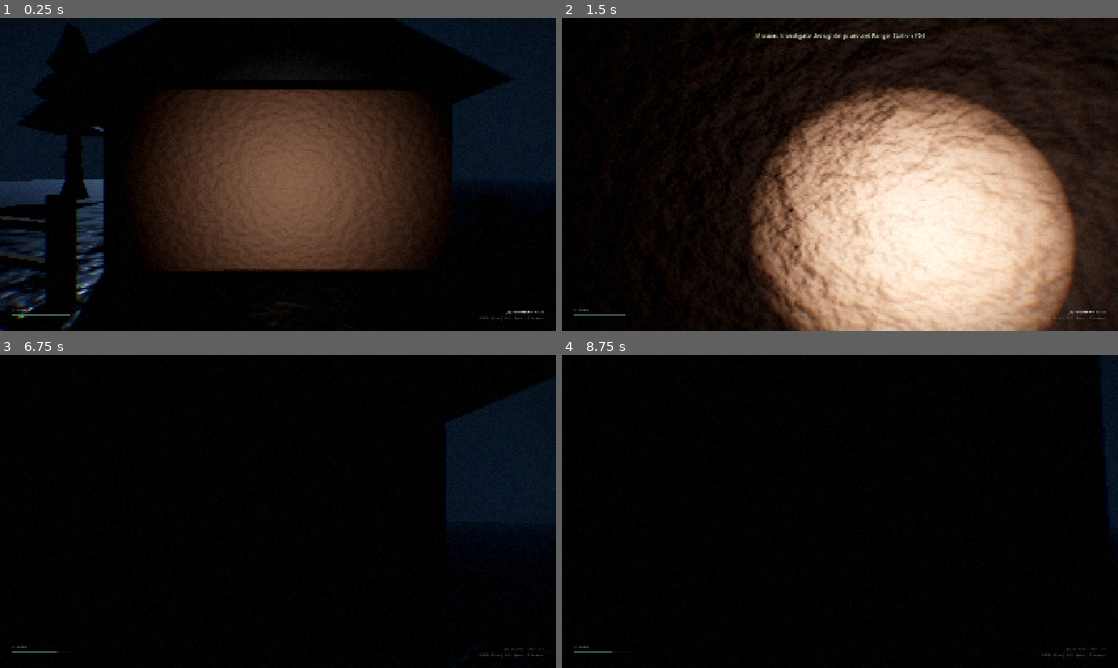
Above: before the commit, frames 1-4 (two rows, left to right).
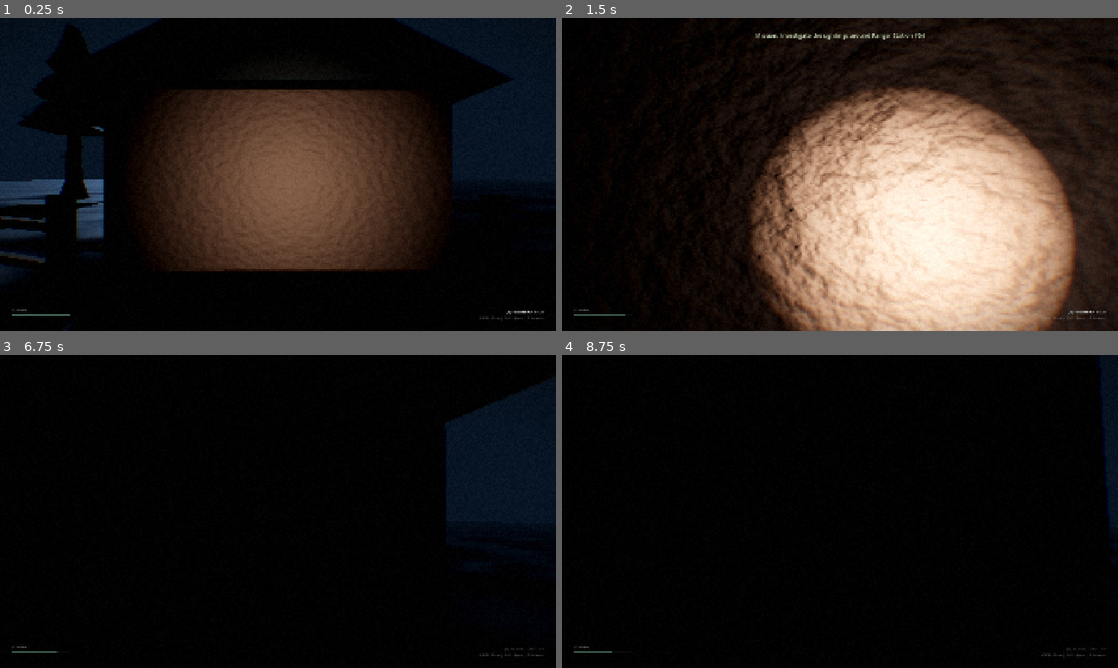
Above: after the commit, the same moments.

Repository: jakej985-rgb/the-black-pines
Game: Godot game, scene res://scenes/main/main.tscn
Same seed, same stepped clock (60 frames per second), same inputs: the game is played once before the commit and once after it.
Inputs (mouse positions are in pixels of both pictures, inside the frame that each line leads up to):
- Up to frame 1 (0.25 s): no input
- Up to frame 2 (1.5 s): tap Enter at 0.5 s; move the mouse to (867, 174) at 0.52 s; hold E (interact) 0.53-1.28 s; hold W (move_forward) from 0.53 s (still down); tap Space (jump) at 0.77 s; move the mouse to (812, 174) at 1.27 s; tap Shift (sprint) at 1.35 s
- Up to frame 3 (6.75 s): tap Space (jump) at 1.52, 2.75, 3.02, 3.77, 4.52, 6.02 s; move the mouse to (289, 505) at 2.02 s; hold F (toggle_flashlight) 2.03-2.78 s; move the mouse to (272, 517) at 2.77 s; tap E (interact) at 2.85 s; tap Enter at 3.5 s; move the mouse to (316, 514) at 3.52 s; hold Shift (sprint) 3.53-4.28 s; move the mouse to (233, 508) at 4.27 s; tap F (toggle_flashlight) at 4.35 s; move the mouse to (283, 511) at 5.02 s; hold E (interact) 5.03-5.78 s; move the mouse to (255, 505) at 5.77 s; release W (move_forward) at 5.78 s; hold D (move_right) 5.78-6.53 s; tap Shift (sprint) at 5.85 s; move the mouse to (305, 511) at 6.52 s; hold W (move_forward) from 6.53 s (still down); hold F (toggle_flashlight) from 6.53 s (still down)
- Up to frame 4 (8.75 s): keep holding W (move_forward); tap Space (jump) at 6.77, 7.52, 8 s; move the mouse to (812, 511) at 7.27 s; release F (toggle_flashlight) at 7.28 s; tap E (interact) at 7.35 s; move the mouse to (851, 505) at 8.02 s; hold Shift (sprint) from 8.03 s (still down)

The runs differ from the first frame. In frame 1, 2.1% of the frame differs, in the area x 0-50%, y 55-100%; in frame 2, nothing differs; in frame 3, less than 0.1%; in frame 4, less than 0.1%.

Commit message:
fix: Rebuild carcass, hunter tent, rock boulders, and soften ground specular glitter

Diff:
--- a/assets/materials/mat_beast_fur.tres
+++ b/assets/materials/mat_beast_fur.tres
@@ -6,11 +6,9 @@
 fractal_octaves = 4
 
 [sub_resource type="NoiseTexture2D" id="NoiseTexture2D_fur_norm"]
-width = 512
-height = 512
+noise = SubResource("FastNoiseLite_fur")
 as_normal_map = true
 bump_strength = 3.6
-noise = SubResource("FastNoiseLite_fur")
 
 [resource]
 albedo_color = Color(0.09, 0.07, 0.06, 1)
--- a/assets/materials/mat_cabin_wood.tres
+++ b/assets/materials/mat_cabin_wood.tres
@@ -7,11 +7,9 @@
 fractal_lacunarity = 2.5
 
 [sub_resource type="NoiseTexture2D" id="NoiseTexture2D_wood_norm"]
-width = 512
-height = 512
+noise = SubResource("FastNoiseLite_wood")
 as_normal_map = true
 bump_strength = 2.6
-noise = SubResource("FastNoiseLite_wood")
 
 [resource]
 albedo_color = Color(0.25, 0.17, 0.12, 1)
--- a/assets/materials/mat_craggy_rock.tres
+++ b/assets/materials/mat_craggy_rock.tres
@@ -1,23 +1,21 @@
-[gd_resource type="StandardMaterial3D" load_steps=3 format=3 uid="uid://mat_craggy_rock_01"]
+[gd_resource type="StandardMaterial3D" format=3 uid="uid://cb6kvxyejkn2d"]
 
 [sub_resource type="FastNoiseLite" id="FastNoiseLite_rock"]
 noise_type = 2
 frequency = 0.05
+fractal_octaves = 3
 cellular_distance_function = 1
 cellular_return_type = 2
-fractal_octaves = 3
 
 [sub_resource type="NoiseTexture2D" id="NoiseTexture2D_rock_norm"]
-width = 512
-height = 512
+noise = SubResource("FastNoiseLite_rock")
 as_normal_map = true
 bump_strength = 3.8
-noise = SubResource("FastNoiseLite_rock")
 
 [resource]
-albedo_color = Color(0.24, 0.26, 0.24, 1)
-roughness = 0.88
+albedo_color = Color(0.16, 0.18, 0.17, 1)
+roughness = 0.85
 normal_enabled = true
-normal_scale = 2.8
+normal_scale = 1.9
 normal_texture = SubResource("NoiseTexture2D_rock_norm")
-uv1_scale = Vector3(2, 2, 2)
+uv1_scale = Vector3(1.5, 1.5, 1.5)
--- a/assets/materials/mat_forest_ground.tres
+++ b/assets/materials/mat_forest_ground.tres
@@ -2,31 +2,31 @@
 
 [sub_resource type="FastNoiseLite" id="FastNoiseLite_soil"]
 noise_type = 0
-frequency = 0.05
-fractal_octaves = 4
+frequency = 0.025
+fractal_octaves = 3
 
 [sub_resource type="NoiseTexture2D" id="NoiseTexture2D_soil_norm"]
-width = 1024
-height = 1024
+width = 512
+height = 512
 as_normal_map = true
-bump_strength = 2.8
+bump_strength = 0.85
 noise = SubResource("FastNoiseLite_soil")
 
 [sub_resource type="FastNoiseLite" id="FastNoiseLite_puddles"]
 noise_type = 1
-frequency = 0.02
+frequency = 0.015
 fractal_octaves = 2
 
 [sub_resource type="NoiseTexture2D" id="NoiseTexture2D_puddle_rough"]
-width = 1024
-height = 1024
+width = 512
+height = 512
 noise = SubResource("FastNoiseLite_puddles")
 
 [resource]
-albedo_color = Color(0.14, 0.12, 0.1, 1)
-roughness = 0.75
+albedo_color = Color(0.12, 0.1, 0.08, 1)
+roughness = 0.88
 roughness_texture = SubResource("NoiseTexture2D_puddle_rough")
 normal_enabled = true
-normal_scale = 1.8
+normal_scale = 0.9
 normal_texture = SubResource("NoiseTexture2D_soil_norm")
-uv1_scale = Vector3(25, 25, 25)
+uv1_scale = Vector3(10, 10, 10)
--- a/assets/materials/mat_pine_bark.tres
+++ b/assets/materials/mat_pine_bark.tres
@@ -8,11 +8,9 @@
 fractal_gain = 0.6
 
 [sub_resource type="NoiseTexture2D" id="NoiseTexture2D_bark_norm"]
-width = 512
-height = 512
+noise = SubResource("FastNoiseLite_bark")
 as_normal_map = true
 bump_strength = 3.5
-noise = SubResource("FastNoiseLite_bark")
 
 [resource]
 albedo_color = Color(0.18, 0.12, 0.08, 1)
--- a/assets/materials/mat_pine_needles.tres
+++ b/assets/materials/mat_pine_needles.tres
@@ -6,11 +6,9 @@
 fractal_octaves = 3
 
 [sub_resource type="NoiseTexture2D" id="NoiseTexture2D_needles_norm"]
-width = 512
-height = 512
+noise = SubResource("FastNoiseLite_needles")
 as_normal_map = true
 bump_strength = 2.5
-noise = SubResource("FastNoiseLite_needles")
 
 [resource]
 albedo_color = Color(0.06, 0.14, 0.08, 1)
--- a/scenes/interactables/abandoned_camp.tscn
+++ b/scenes/interactables/abandoned_camp.tscn
@@ -1,53 +1,144 @@
-[gd_scene load_steps=10 format=3 uid="uid://abandoned_camp_01"]
+[gd_scene load_steps=12 format=3 uid="uid://abandoned_camp_01"]
 
 [ext_resource type="Script" path="res://scripts/interaction/inspectable_clue.gd" id="1_clue"]
 [ext_resource type="PackedScene" path="res://scenes/interactables/flare.tscn" id="2_flare"]
+[ext_resource type="Material" path="res://assets/materials/mat_craggy_rock.tres" id="3_rock_mat"]
+[ext_resource type="Material" path="res://assets/materials/mat_pine_bark.tres" id="4_wood_mat"]
 
-[sub_resource type="BoxShape3D" id="BoxShape3D_tent_col"]
-size = Vector3(3.2, 1.8, 3.2)
+[sub_resource type="BoxShape3D" id="BoxShape3D_camp_col"]
+size = Vector3(4.5, 2.2, 4.5)
 
-[sub_resource type="StandardMaterial3D" id="StandardMaterial3D_canvas"]
-albedo_color = Color(0.25, 0.35, 0.28, 1)
-roughness = 0.9
+[sub_resource type="StandardMaterial3D" id="StandardMaterial3D_tent_canvas"]
+albedo_color = Color(0.18, 0.22, 0.16, 1)
+roughness = 0.88
 
-[sub_resource type="PrismMesh" id="PrismMesh_tent"]
-material = SubResource("StandardMaterial3D_canvas")
-left_to_right = 0.4
-size = Vector3(2.8, 1.6, 2.6)
+[sub_resource type="PrismMesh" id="PrismMesh_roof_sag"]
+material = SubResource("StandardMaterial3D_tent_canvas")
+left_to_right = 0.35
+size = Vector3(2.6, 1.3, 2.8)
 
-[sub_resource type="StandardMaterial3D" id="StandardMaterial3D_ash"]
-albedo_color = Color(0.08, 0.08, 0.08, 1)
+[sub_resource type="BoxMesh" id="BoxMesh_tent_base"]
+material = SubResource("StandardMaterial3D_tent_canvas")
+size = Vector3(2.6, 0.4, 2.8)
 
-[sub_resource type="CylinderMesh" id="CylinderMesh_pit"]
-material = SubResource("StandardMaterial3D_ash")
-top_radius = 0.65
-bottom_radius = 0.7
-height = 0.1
+[sub_resource type="StandardMaterial3D" id="StandardMaterial3D_tent_pole"]
+albedo_color = Color(0.3, 0.32, 0.35, 1)
+metallic = 0.85
+roughness = 0.4
+
+[sub_resource type="CylinderMesh" id="CylinderMesh_pole"]
+material = SubResource("StandardMaterial3D_tent_pole")
+top_radius = 0.02
+bottom_radius = 0.02
+height = 2.9
+
+[sub_resource type="StandardMaterial3D" id="StandardMaterial3D_charcoal"]
+albedo_color = Color(0.06, 0.06, 0.06, 1)
+roughness = 0.95
+
+[sub_resource type="CylinderMesh" id="CylinderMesh_fire_log"]
+material = SubResource("StandardMaterial3D_charcoal")
+top_radius = 0.06
+bottom_radius = 0.08
+height = 0.7
+
+[sub_resource type="BoxMesh" id="BoxMesh_stone_ring"]
+material = ExtResource("3_rock_mat")
+size = Vector3(0.25, 0.18, 0.22)
+
+[sub_resource type="StandardMaterial3D" id="StandardMaterial3D_sleeping_bag"]
+albedo_color = Color(0.12, 0.14, 0.18, 1)
+roughness = 0.8
+
+[sub_resource type="CapsuleMesh" id="CapsuleMesh_bag"]
+material = SubResource("StandardMaterial3D_sleeping_bag")
+radius = 0.22
+height = 1.3
 
 [sub_resource type="BoxShape3D" id="BoxShape3D_note"]
 size = Vector3(1.2, 0.8, 1.2)
 
 [sub_resource type="StandardMaterial3D" id="StandardMaterial3D_paper"]
-albedo_color = Color(0.8, 0.75, 0.6, 1)
+albedo_color = Color(0.82, 0.78, 0.62, 1)
+roughness = 0.8
 
 [sub_resource type="BoxMesh" id="BoxMesh_journal"]
 material = SubResource("StandardMaterial3D_paper")
-size = Vector3(0.25, 0.04, 0.35)
+size = Vector3(0.28, 0.03, 0.38)
 
 [node name="AbandonedCamp" type="Node3D"]
 
-[node name="TentBody" type="StaticBody3D" parent="."]
-transform = Transform3D(0.965926, 0.05, 0.258819, 0, 0.98, -0.198669, -0.258819, 0.191873, 0.946607, 0, 0.8, 0)
+[node name="CampArea" type="StaticBody3D" parent="."]
 
-[node name="MeshInstance3D" type="MeshInstance3D" parent="TentBody"]
-mesh = SubResource("PrismMesh_tent")
+[node name="CollisionShape3D" type="CollisionShape3D" parent="CampArea"]
+transform = Transform3D(1, 0, 0, 0, 1, 0, 0, 0, 1, 0, 1.0, 0)
+shape = SubResource("BoxShape3D_camp_col")
 
-[node name="CollisionShape3D" type="CollisionShape3D" parent="TentBody"]
-shape = SubResource("BoxShape3D_tent_col")
+[node name="Tent" type="Node3D" parent="."]
+transform = Transform3D(0.965926, 0, 0.258819, 0, 1, 0, -0.258819, 0, 0.965926, -0.5, 0, -0.2)
 
-[node name="CampfireAsh" type="MeshInstance3D" parent="."]
-transform = Transform3D(1, 0, 0, 0, 1, 0, 0, 0, 1, 2.4, 0.05, 0.6)
-mesh = SubResource("CylinderMesh_pit")
+[node name="Base" type="MeshInstance3D" parent="Tent"]
+transform = Transform3D(1, 0, 0, 0, 1, 0, 0, 0, 1, 0, 0.2, 0)
+mesh = SubResource("BoxMesh_tent_base")
+
+[node name="SaggingRoof" type="MeshInstance3D" parent="Tent"]
+transform = Transform3D(1, 0, 0, 0, 0.965926, -0.05, 0, 0.05, 0.965926, 0, 1.0, 0)
+mesh = SubResource("PrismMesh_roof_sag")
+
+[node name="PoleArc1" type="MeshInstance3D" parent="Tent"]
+transform = Transform3D(0.707107, -0.707107, 0, 0.707107, 0.707107, 0, 0, 0, 1, 0, 0.9, -1.2)
+mesh = SubResource("CylinderMesh_pole")
+
+[node name="PoleArc2" type="MeshInstance3D" parent="Tent"]
+transform = Transform3D(-0.707107, -0.707107, 0, 0.707107, -0.707107, 0, 0, 0, 1, 0, 0.9, 1.2)
+mesh = SubResource("CylinderMesh_pole")
+
+[node name="SleepingBag" type="MeshInstance3D" parent="Tent"]
+transform = Transform3D(1, 0, 0, 0, 0.1, 0.994987, 0, -0.994987, 0.1, 0.2, 0.15, 0)
+mesh = SubResource("CapsuleMesh_bag")
+
+[node name="FirepitRing" type="Node3D" parent="."]
+transform = Transform3D(1, 0, 0, 0, 1, 0, 0, 0, 1, 2.2, 0, 0.5)
+
+[node name="Stone1" type="MeshInstance3D" parent="FirepitRing"]
+transform = Transform3D(1, 0, 0, 0, 1, 0, 0, 0, 1, 0.55, 0.08, 0)
+mesh = SubResource("BoxMesh_stone_ring")
+
+[node name="Stone2" type="MeshInstance3D" parent="FirepitRing"]
+transform = Transform3D(0.707107, 0, 0.707107, 0, 1, 0, -0.707107, 0, 0.707107, 0.4, 0.08, 0.4)
+mesh = SubResource("BoxMesh_stone_ring")
+
+[node name="Stone3" type="MeshInstance3D" parent="FirepitRing"]
+transform = Transform3D(1, 0, 0, 0, 1, 0, 0, 0, 1, 0, 0.08, 0.55)
+mesh = SubResource("BoxMesh_stone_ring")
+
+[node name="Stone4" type="MeshInstance3D" parent="FirepitRing"]
+transform = Transform3D(0.707107, 0, -0.707107, 0, 1, 0, 0.707107, 0, 0.707107, -0.4, 0.08, 0.4)
+mesh = SubResource("BoxMesh_stone_ring")
+
+[node name="Stone5" type="MeshInstance3D" parent="FirepitRing"]
+transform = Transform3D(1, 0, 0, 0, 1, 0, 0, 0, 1, -0.55, 0.08, 0)
+mesh = SubResource("BoxMesh_stone_ring")
+
+[node name="Stone6" type="MeshInstance3D" parent="FirepitRing"]
+transform = Transform3D(0.707107, 0, 0.707107, 0, 1, 0, -0.707107, 0, 0.707107, -0.4, 0.08, -0.4)
+mesh = SubResource("BoxMesh_stone_ring")
+
+[node name="Stone7" type="MeshInstance3D" parent="FirepitRing"]
+transform = Transform3D(1, 0, 0, 0, 1, 0, 0, 0, 1, 0, 0.08, -0.55)
+mesh = SubResource("BoxMesh_stone_ring")
+
+[node name="Stone8" type="MeshInstance3D" parent="FirepitRing"]
+transform = Transform3D(0.707107, 0, -0.707107, 0, 1, 0, 0.707107, 0, 0.707107, 0.4, 0.08, -0.4)
+mesh = SubResource("BoxMesh_stone_ring")
+
+[node name="CharredLog1" type="MeshInstance3D" parent="FirepitRing"]
+transform = Transform3D(0.866025, 0, 0.5, 0.5, 0, -0.866025, 0, 1, 0, 0, 0.08, 0)
+mesh = SubResource("CylinderMesh_fire_log")
+
+[node name="CharredLog2" type="MeshInstance3D" parent="FirepitRing"]
+transform = Transform3D(0.5, 0, -0.866025, -0.866025, 0, -0.5, 0, 1, 0, 0.05, 0.1, 0)
+mesh = SubResource("CylinderMesh_fire_log")
 
 [node name="RoadFlare" parent="." instance=ExtResource("2_flare")]
 transform = Transform3D(1, 0, 0, 0, 1, 0, 0, 0, 1, 1.2, 0, 0.2)
--- a/scenes/interactables/clue_carcass.tscn
+++ b/scenes/interactables/clue_carcass.tscn
@@ -1,63 +1,156 @@
-[gd_scene load_steps=8 format=3 uid="uid://clue_carcass_01"]
+[gd_scene load_steps=10 format=3 uid="uid://clue_carcass_01"]
 
 [ext_resource type="Script" path="res://scripts/interaction/inspectable_clue.gd" id="1_clue"]
 
-[sub_resource type="BoxShape3D" id="BoxShape3D_carcass"]
-size = Vector3(2.4, 0.8, 2.0)
+[sub_resource type="BoxShape3D" id="BoxShape3D_carcass_trigger"]
+size = Vector3(3.2, 1.2, 2.4)
 
 [sub_resource type="StandardMaterial3D" id="StandardMaterial3D_fur"]
-albedo_color = Color(0.28, 0.18, 0.12, 1)
-roughness = 0.9
+albedo_color = Color(0.22, 0.15, 0.1, 1)
+roughness = 0.92
 
-[sub_resource type="CapsuleMesh" id="CapsuleMesh_body"]
+[sub_resource type="CapsuleMesh" id="CapsuleMesh_torso_hind"]
 material = SubResource("StandardMaterial3D_fur")
-radius = 0.35
-height = 1.6
+radius = 0.28
+height = 1.3
+
+[sub_resource type="StandardMaterial3D" id="StandardMaterial3D_flesh_dark"]
+albedo_color = Color(0.16, 0.04, 0.03, 1)
+roughness = 0.55
+
+[sub_resource type="CapsuleMesh" id="CapsuleMesh_torso_front"]
+material = SubResource("StandardMaterial3D_flesh_dark")
+radius = 0.32
+height = 1.2
 
 [sub_resource type="StandardMaterial3D" id="StandardMaterial3D_bone"]
-albedo_color = Color(0.75, 0.72, 0.65, 1)
-roughness = 0.6
+albedo_color = Color(0.82, 0.8, 0.72, 1)
+roughness = 0.65
 
-[sub_resource type="CylinderMesh" id="CylinderMesh_bone"]
+[sub_resource type="CylinderMesh" id="CylinderMesh_rib"]
 material = SubResource("StandardMaterial3D_bone")
-top_radius = 0.05
+top_radius = 0.025
+bottom_radius = 0.035
+height = 0.65
+
+[sub_resource type="BoxMesh" id="BoxMesh_skull"]
+material = SubResource("StandardMaterial3D_bone")
+size = Vector3(0.22, 0.2, 0.55)
+
+[sub_resource type="CylinderMesh" id="CylinderMesh_antler_beam"]
+material = SubResource("StandardMaterial3D_bone")
+top_radius = 0.02
+bottom_radius = 0.035
+height = 0.9
+
+[sub_resource type="CylinderMesh" id="CylinderMesh_antler_tine"]
+material = SubResource("StandardMaterial3D_bone")
+top_radius = 0.012
+bottom_radius = 0.02
+height = 0.35
+
+[sub_resource type="CylinderMesh" id="CylinderMesh_leg"]
+material = SubResource("StandardMaterial3D_fur")
+top_radius = 0.09
 bottom_radius = 0.06
-height = 0.7
+height = 0.95
 
-[sub_resource type="StandardMaterial3D" id="StandardMaterial3D_blood"]
-albedo_color = Color(0.25, 0.04, 0.04, 1)
-roughness = 0.4
+[sub_resource type="StandardMaterial3D" id="StandardMaterial3D_coagulated_blood"]
+albedo_color = Color(0.14, 0.02, 0.02, 1)
+roughness = 0.3
 
-[sub_resource type="CylinderMesh" id="CylinderMesh_pool"]
-material = SubResource("StandardMaterial3D_blood")
-top_radius = 0.9
-bottom_radius = 1.1
-height = 0.02
+[sub_resource type="CylinderMesh" id="CylinderMesh_blood_patch"]
+material = SubResource("StandardMaterial3D_coagulated_blood")
+top_radius = 0.6
+bottom_radius = 0.9
+height = 0.015
 
 [node name="ClueCarcass" type="StaticBody3D"]
 collision_layer = 1
 collision_mask = 0
 script = ExtResource("1_clue")
-prompt_message = "[E] Inspect Animal Remains"
-inspection_text = "A full-grown bull elk carcass, completely broken. The spine was snapped clean backward with tremendous brute force. The ribcage was pried open by large hands with claws. It wasn't hunted for meat—the skull and femur were cracked open solely for bone marrow. The body is still warm."
+prompt_message = "[E] Inspect Mutilated Remains"
+inspection_text = "A full-grown bull elk, snapped clean in half. The spine is twisted backward at a 90-degree angle with catastrophic blunt trauma. The ribcage was pried apart like toothpicks by immense clawed hands. The meat was left untouched—only the skull and long leg bones were shattered to harvest bone marrow. The carcass is still warm in the freezing night."
 clue_title = "Mutilated Bull Elk"
 
 [node name="CollisionShape3D" type="CollisionShape3D" parent="."]
-transform = Transform3D(1, 0, 0, 0, 1, 0, 0, 0, 1, 0, 0.3, 0)
-shape = SubResource("BoxShape3D_carcass")
+transform = Transform3D(1, 0, 0, 0, 1, 0, 0, 0, 1, 0, 0.45, 0)
+shape = SubResource("BoxShape3D_carcass_trigger")
 
-[node name="BloodPool" type="MeshInstance3D" parent="."]
-transform = Transform3D(1, 0, 0, 0, 1, 0, 0, 0, 1, 0, 0.01, 0)
-mesh = SubResource("CylinderMesh_pool")
+[node name="BloodPool1" type="MeshInstance3D" parent="."]
+transform = Transform3D(1.4, 0, 0, 0, 1, 0, 0, 0, 1.8, 0.1, 0.01, -0.1)
+mesh = SubResource("CylinderMesh_blood_patch")
 
-[node name="Torso" type="MeshInstance3D" parent="."]
-transform = Transform3D(0.965926, 0.258819, 0, -0.258819, 0.965926, 0, 0, 0, 1, 0, 0.28, 0)
-mesh = SubResource("CapsuleMesh_body")
+[node name="BloodPool2" type="MeshInstance3D" parent="."]
+transform = Transform3D(0.9, 0, 0.4, 0, 1, 0, -0.4, 0, 0.9, -0.8, 0.01, 0.4)
+mesh = SubResource("CylinderMesh_blood_patch")
 
-[node name="BrokenBone1" type="MeshInstance3D" parent="."]
-transform = Transform3D(0.5, 0.866025, 0, -0.866025, 0.5, 0, 0, 0, 1, 0.3, 0.45, 0.2)
-mesh = SubResource("CylinderMesh_bone")
+[node name="HindTorso" type="MeshInstance3D" parent="."]
+transform = Transform3D(0.939693, 0, 0.34202, 0.34202, 0, -0.939693, 0, 1, 0, -0.6, 0.22, 0.25)
+mesh = SubResource("CapsuleMesh_torso_hind")
 
-[node name="BrokenBone2" type="MeshInstance3D" parent="."]
-transform = Transform3D(0.707107, -0.707107, 0, 0.707107, 0.707107, 0, 0, 0, 1, -0.4, 0.38, -0.2)
-mesh = SubResource("CylinderMesh_bone")
+[node name="FrontTorso" type="MeshInstance3D" parent="."]
+transform = Transform3D(0.5, 0, -0.866025, 0.866025, 0, 0.5, 0, 1, 0, 0.4, 0.26, -0.1)
+mesh = SubResource("CapsuleMesh_torso_front")
+
+[node name="Ribs" type="Node3D" parent="."]
+transform = Transform3D(1, 0, 0, 0, 1, 0, 0, 0, 1, 0.3, 0.25, -0.1)
+
+[node name="RibLeft1" type="MeshInstance3D" parent="Ribs"]
+transform = Transform3D(0.866025, -0.5, 0, 0.5, 0.866025, 0, 0, 0, 1, -0.25, 0.2, 0.22)
+mesh = SubResource("CylinderMesh_rib")
+
+[node name="RibLeft2" type="MeshInstance3D" parent="Ribs"]
+transform = Transform3D(0.866025, -0.5, 0, 0.5, 0.866025, 0, 0, 0, 1, 0, 0.22, 0.24)
+mesh = SubResource("CylinderMesh_rib")
+
+[node name="RibLeft3" type="MeshInstance3D" parent="Ribs"]
+transform = Transform3D(0.866025, -0.5, 0, 0.5, 0.866025, 0, 0, 0, 1, 0.25, 0.18, 0.22)
+mesh = SubResource("CylinderMesh_rib")
+
+[node name="RibRight1" type="MeshInstance3D" parent="Ribs"]
+transform = Transform3D(0.866025, 0.5, 0, -0.5, 0.866025, 0, 0, 0, 1, -0.25, 0.2, -0.22)
+mesh = SubResource("CylinderMesh_rib")
+
+[node name="RibRight2" type="MeshInstance3D" parent="Ribs"]
+transform = Transform3D(0.866025, 0.5, 0, -0.5, 0.866025, 0, 0, 0, 1, 0, 0.22, -0.24)
+mesh = SubResource("CylinderMesh_rib")
+
+[node name="RibRight3" type="MeshInstance3D" parent="Ribs"]
+transform = Transform3D(0.866025, 0.5, 0, -0.5, 0.866025, 0, 0, 0, 1, 0.25, 0.18, -0.22)
+mesh = SubResource("CylinderMesh_rib")
+
+[node name="HeadAndAntlers" type="Node3D" parent="."]
+transform = Transform3D(0.866025, 0, -0.5, 0, 1, 0, 0.5, 0, 0.866025, 1.15, 0.15, -0.3)
+
+[node name="Skull" type="MeshInstance3D" parent="HeadAndAntlers"]
+transform = Transform3D(1, 0, 0, 0, 0.965926, 0.258819, 0, -0.258819, 0.965926, 0, 0.08, 0)
+mesh = SubResource("BoxMesh_skull")
+
+[node name="AntlerLeftMain" type="MeshInstance3D" parent="HeadAndAntlers"]
+transform = Transform3D(0.866025, -0.433013, 0.25, 0.5, 0.75, -0.433013, 0, 0.5, 0.866025, -0.15, 0.45, -0.1)
+mesh = SubResource("CylinderMesh_antler_beam")
+
+[node name="TineLeft1" type="MeshInstance3D" parent="HeadAndAntlers/AntlerLeftMain"]
+transform = Transform3D(0.707107, 0.707107, 0, -0.707107, 0.707107, 0, 0, 0, 1, 0.12, 0.15, 0)
+mesh = SubResource("CylinderMesh_antler_tine")
+
+[node name="AntlerRightMain" type="MeshInstance3D" parent="HeadAndAntlers"]
+transform = Transform3D(0.866025, 0.433013, -0.25, -0.5, 0.75, -0.433013, 0, 0.5, 0.866025, 0.15, 0.45, -0.1)
+mesh = SubResource("CylinderMesh_antler_beam")
+
+[node name="TineRight1" type="MeshInstance3D" parent="HeadAndAntlers/AntlerRightMain"]
+transform = Transform3D(0.707107, -0.707107, 0, 0.707107, 0.707107, 0, 0, 0, 1, -0.12, 0.15, 0)
+mesh = SubResource("CylinderMesh_antler_tine")
+
+[node name="HindLeg1" type="MeshInstance3D" parent="."]
+transform = Transform3D(0.965926, 0.258819, 0, 0, 0, 1, 0.258819, -0.965926, 0, -1.15, 0.1, 0.4)
+mesh = SubResource("CylinderMesh_leg")
+
+[node name="HindLeg2" type="MeshInstance3D" parent="."]
+transform = Transform3D(0.866025, -0.5, 0, 0, 0, 1, -0.5, -0.866025, 0, -0.9, 0.1, 0.75)
+mesh = SubResource("CylinderMesh_leg")
+
+[node name="FrontLeg1" type="MeshInstance3D" parent="."]
+transform = Transform3D(0.707107, 0.707107, 0, 0, 0, 1, 0.707107, -0.707107, 0, 0.65, 0.1, -0.6)
+mesh = SubResource("CylinderMesh_leg")
--- a/scenes/world/rock_cluster.tscn
+++ b/scenes/world/rock_cluster.tscn
@@ -1,33 +1,53 @@
-[gd_scene load_steps=5 format=3 uid="uid://rock_cluster_01"]
+[gd_scene load_steps=7 format=3 uid="uid://rock_cluster_01"]
 
 [ext_resource type="Material" path="res://assets/materials/mat_craggy_rock.tres" id="1_rock_mat"]
 
 [sub_resource type="BoxShape3D" id="BoxShape3D_rock"]
-size = Vector3(2.8, 1.6, 2.4)
+size = Vector3(2.6, 1.2, 2.2)
 
-[sub_resource type="PrismMesh" id="PrismMesh_facet1"]
+[sub_resource type="SphereMesh" id="SphereMesh_boulder_main"]
 material = ExtResource("1_rock_mat")
-left_to_right = 0.3
-size = Vector3(1.8, 1.4, 1.6)
+radius = 0.85
+height = 1.1
+radial_segments = 8
+rings = 4
 
-[sub_resource type="BoxMesh" id="BoxMesh_facet2"]
+[sub_resource type="SphereMesh" id="SphereMesh_boulder_side"]
 material = ExtResource("1_rock_mat")
-size = Vector3(1.5, 1.1, 1.3)
+radius = 0.55
+height = 0.75
+radial_segments = 8
+rings = 4
+
+[sub_resource type="SphereMesh" id="SphereMesh_pebble"]
+material = ExtResource("1_rock_mat")
+radius = 0.18
+height = 0.22
+radial_segments = 6
+rings = 3
 
 [node name="RockCluster" type="StaticBody3D"]
 
 [node name="CollisionShape3D" type="CollisionShape3D" parent="."]
-transform = Transform3D(1, 0, 0, 0, 1, 0, 0, 0, 1, 0, 0.7, 0)
+transform = Transform3D(1, 0, 0, 0, 1, 0, 0, 0, 1, 0, 0.45, 0)
 shape = SubResource("BoxShape3D_rock")
 
-[node name="FracturedRock1" type="MeshInstance3D" parent="."]
-transform = Transform3D(0.939693, 0.173648, 0.296198, -0.173648, 0.984808, 0, -0.291702, -0.0514603, 0.955122, -0.3, 0.65, 0)
-mesh = SubResource("PrismMesh_facet1")
+[node name="MainBoulder" type="MeshInstance3D" parent="."]
+transform = Transform3D(1.2, 0.1, 0.2, -0.1, 0.8, 0.1, -0.2, -0.1, 1.1, -0.15, 0.35, 0)
+mesh = SubResource("SphereMesh_boulder_main")
 
-[node name="FracturedRock2" type="MeshInstance3D" parent="."]
-transform = Transform3D(0.707107, 0, 0.707107, 0, 1, 0, -0.707107, 0, 0.707107, 0.7, 0.5, 0.3)
-mesh = SubResource("BoxMesh_facet2")
+[node name="SideBoulder" type="MeshInstance3D" parent="."]
+transform = Transform3D(0.9, -0.1, 0.3, 0.1, 0.7, 0, -0.3, 0, 0.9, 0.75, 0.22, 0.2)
+mesh = SubResource("SphereMesh_boulder_side")
 
-[node name="FracturedRock3" type="MeshInstance3D" parent="."]
-transform = Transform3D(0.866025, -0.258819, 0.428, 0.258819, 0.965926, 0.06, -0.428, 0.06, 0.902, 0.2, 0.4, -0.6)
-mesh = SubResource("PrismMesh_facet1")
+[node name="RearBoulder" type="MeshInstance3D" parent="."]
+transform = Transform3D(0.8, 0, -0.2, 0, 0.65, 0, 0.2, 0, 0.8, -0.65, 0.18, -0.45)
+mesh = SubResource("SphereMesh_boulder_side")
+
+[node name="SatelliteStone1" type="MeshInstance3D" parent="."]
+transform = Transform3D(1, 0, 0, 0, 0.7, 0, 0, 0, 1, 0.3, 0.08, -0.85)
+mesh = SubResource("SphereMesh_pebble")
+
+[node name="SatelliteStone2" type="MeshInstance3D" parent="."]
+transform = Transform3D(0.866025, 0, 0.5, 0, 0.6, 0, -0.5, 0, 0.866025, -0.9, 0.06, 0.6)
+mesh = SubResource("SphereMesh_pebble")
Not shown: 1 places in assets/materials/mat_beast_fur.tres that only renumber resources
Not shown: 1 places in assets/materials/mat_cabin_wood.tres that only renumber resources
Not shown: 1 places in assets/materials/mat_pine_bark.tres that only renumber resources
Not shown: 1 places in assets/materials/mat_pine_needles.tres that only renumber resources
